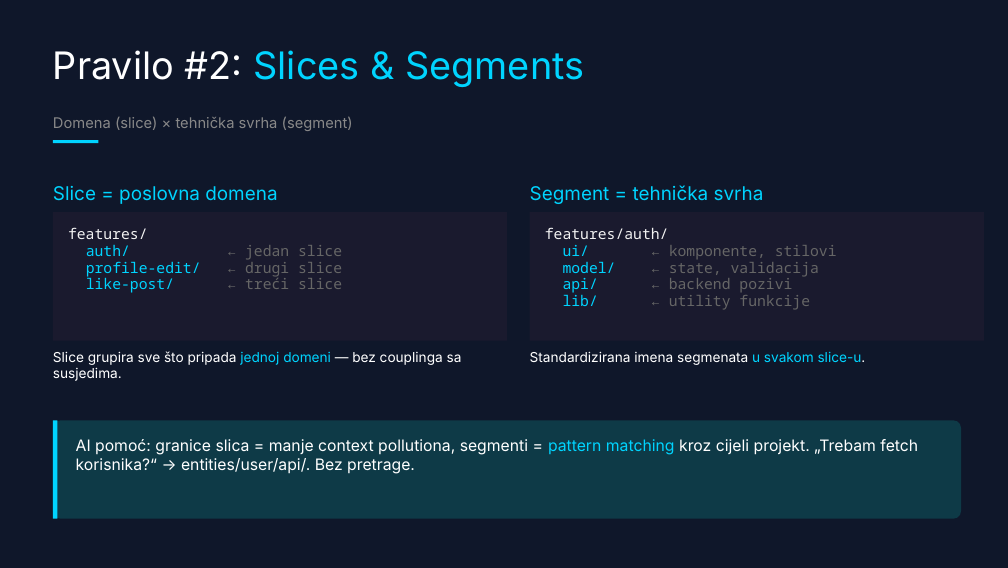
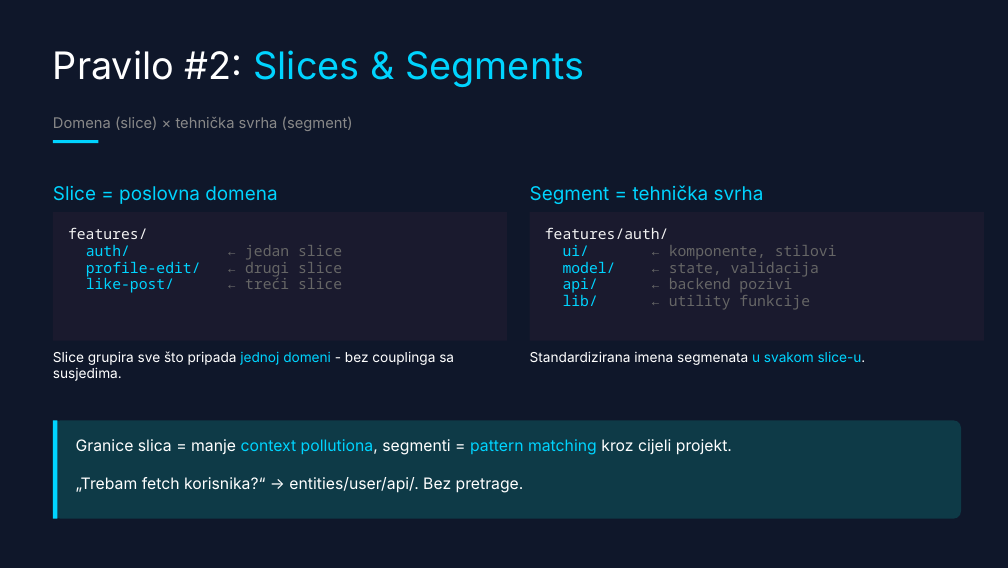
Before and after one commit to doksara/debug-presentation, a slide deck: slide 38 of frontend-arhitektura--dark-tech-with-fsd.pptx (slide 37 before the commit). Drawn at 1008x568 pixels with LibreOffice and Linux fonts; fonts in the diff are those of the drawing. Boxes give left, top, right and bottom in pixels: in the first picture for what was removed or moved away, otherwise in the second. Text is boxed around its words. In the diff, an @@ line names an element or a change of style, - is before the commit and + after.

```diff
--- a/frontend-arhitektura--dark-tech-with-fsd.pptx
+++ b/frontend-arhitektura--dark-tech-with-fsd.pptx
@@ text at [53, 351, 454, 381]: text changed @@
-Slice grupira sve što pripada jednoj domeni — bez couplinga sa susjedima.
+Slice grupira sve što pripada jednoj domeni - bez couplinga sa susjedima.
@@ text at [76, 439, 732, 493]: text changed @@
-AI pomoć: granice slica = manje context pollutiona, segmenti = pattern matching kroz cijeli projekt. „Trebam fetch korisnika?“ → entities/user/api/. Bez pretrage.
+Granice slica = manje context pollutiona, segmenti = pattern matching kroz cijeli projekt.
+„Trebam fetch korisnika?“ → entities/user/api/. Bez pretrage.
```
Also in this commit, not shown: 8 other slides changed, 9 slides added, 6 slides removed, 5 other files.
